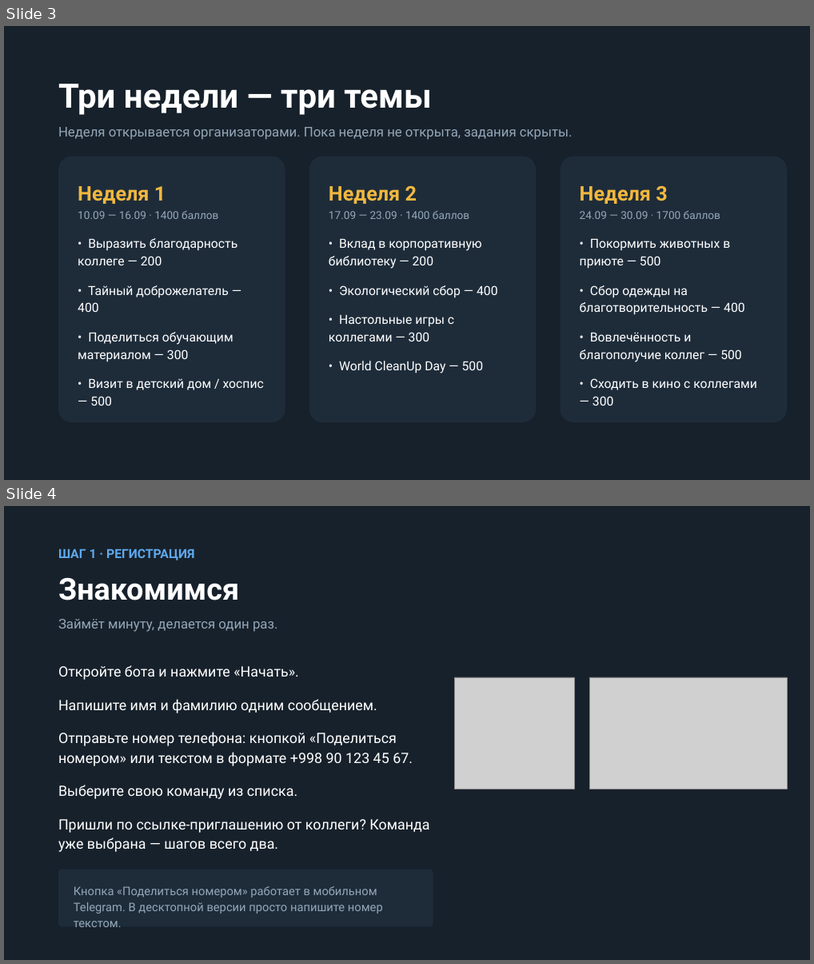
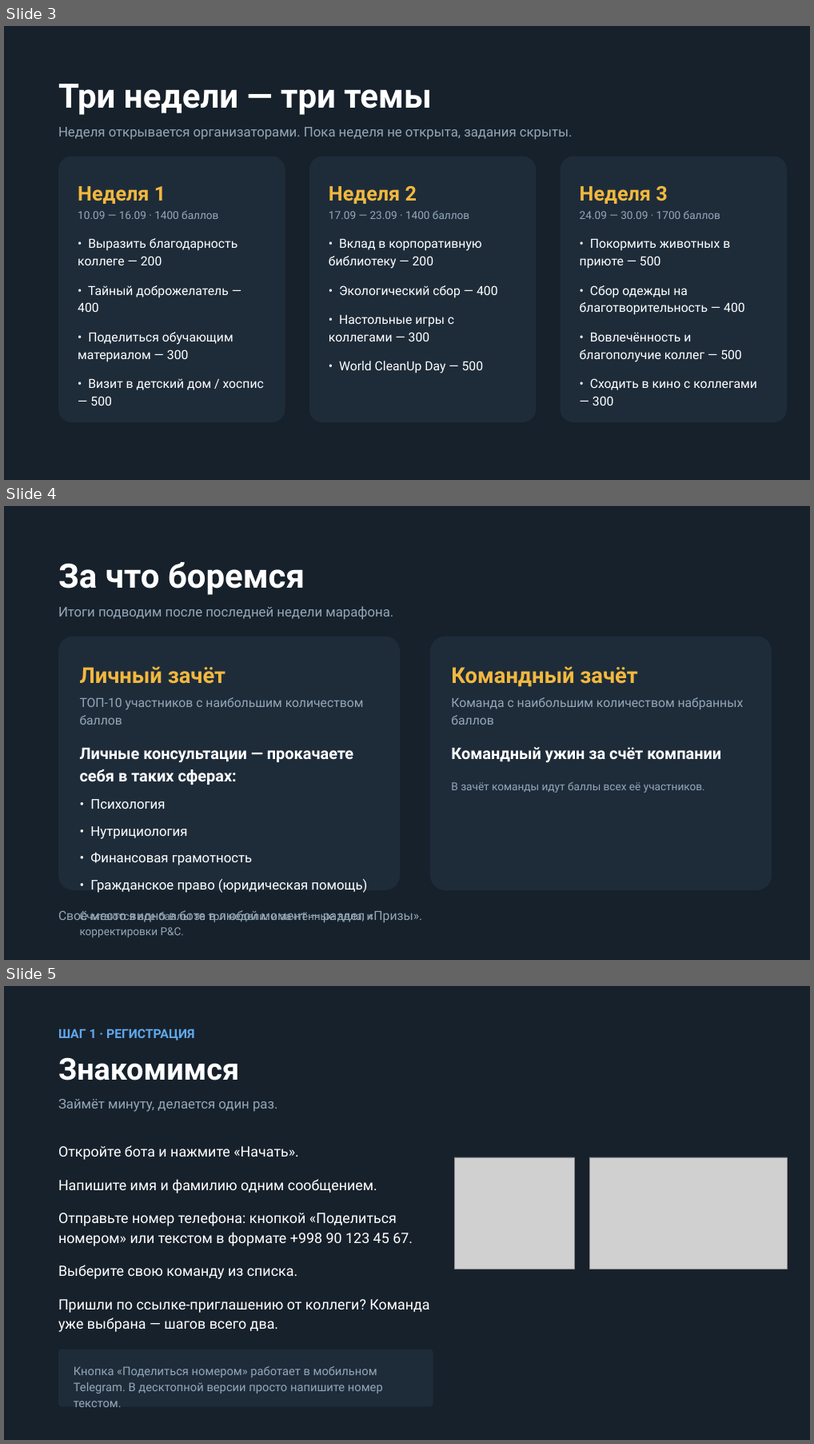
Before and after one commit to ekzotik-inc/we_grow_dobro, a slide deck: data/Марафон_добрых_дел_для_участников.pptx. Shown one above the other, each under a label of ours: slides 3 and 4 before the commit, slides 3, 4 and 5 after it. The pictures are 814x964 and 814x1444 pixels, drawn with LibreOffice and Linux fonts; fonts in the diff are those of the drawing; grey boxes stand for pictures. Boxes give left, top, right and bottom in pixels: in the first picture for what was removed or moved away, otherwise in the second. Text is boxed around its words. In the diff, an @@ line names an element or a change of style, - is before the commit and + after.

```diff
--- a/data/Марафон_добрых_дел_для_участников.pptx
+++ b/data/Марафон_добрых_дел_для_участников.pptx
@@ slide 4 added at (4,506,810,960), background #17212B @@
@@ text added at (58,562,394,620), 16 pt, text #94A7B8 @@
+За что боремся
+Итоги подводим после последней недели марафона.
@@ rounded rectangle added at (58,636,400,890), fill #1E2C3A @@
@@ rounded rectangle added at (430,636,772,890), fill #1E2C3A @@
@@ text added at (80,666,374,937), 16 pt, text #FFFFFF @@
+Личный зачёт
+ТОП-10 участников с наибольшим количеством баллов
+Личные консультации — прокачаете себя в таких сферах:
+• Психология
+• Нутрициология
+• Финансовая грамотность
+• Гражданское право (юридическая помощь)
+Считаются все баллы за три недели: и зачтённые дела, и корректировки P&C.
@@ text added at (451,666,744,792), 15 pt, text #94A7B8 @@
+Командный зачёт
+Команда с наибольшим количеством набранных баллов
+Командный ужин за счёт компании
+В зачёт команды идут баллы всех её участников.
@@ text added at (58,910,422,922), 15 pt, text #94A7B8 @@
+Своё место видно в боте в любой момент — раздел «Призы».
@@ what was slide 4 is now slide 5 @@
```
Also in this commit, not shown: 1 slide changed, 6 other files.
